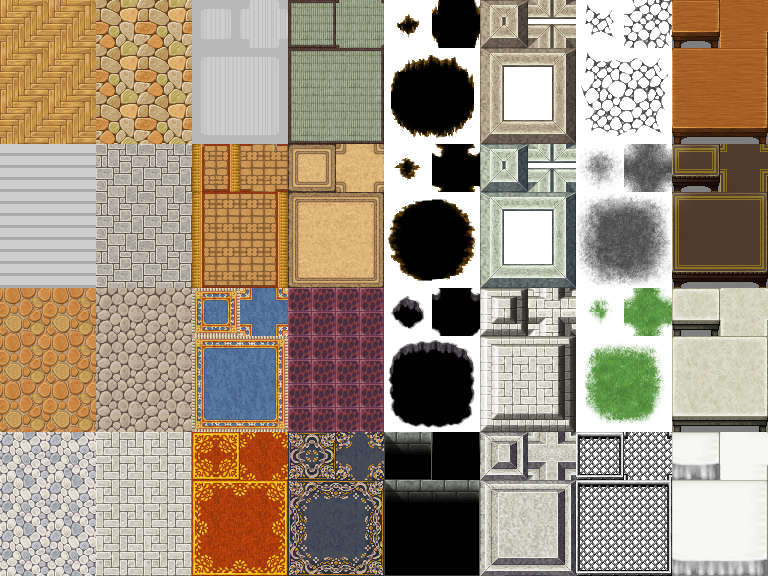
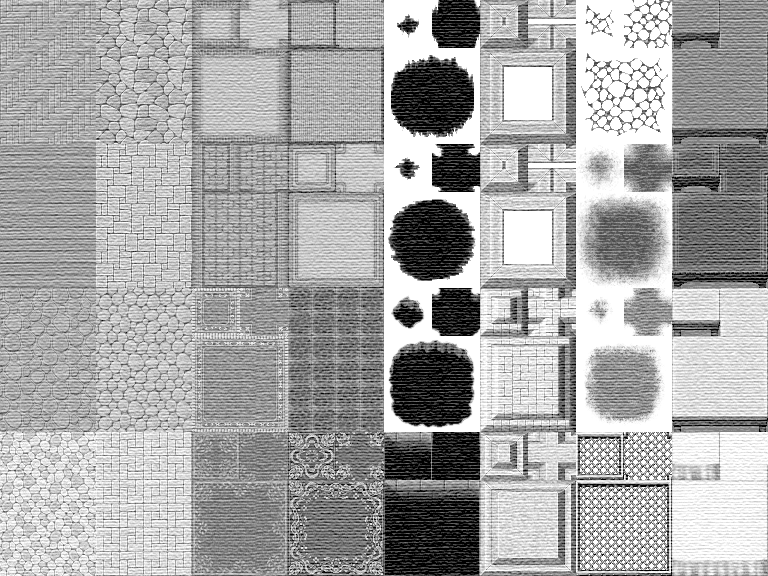
Before/after of a 768x576 layered artwork. What changed in the layer stack:
renamed "Layer 2" to "Black & White 1", painted on it, masked it over [0, 0, 288, 288]
removed layer "Layer 1" over [0, 0, 768, 576]
added layer "Inside_A2" over [0, 0, 768, 576]
